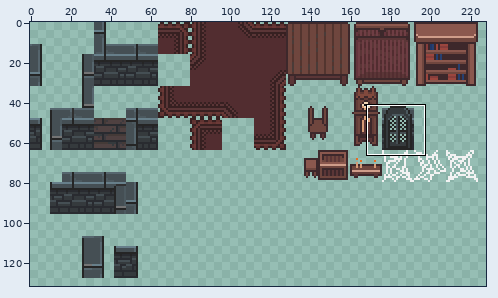
Two states of a sprite sheet, sprites/tileset.png. Above, an overview of the earlier version with the close-up marked.
Close-up. First the earlier version:
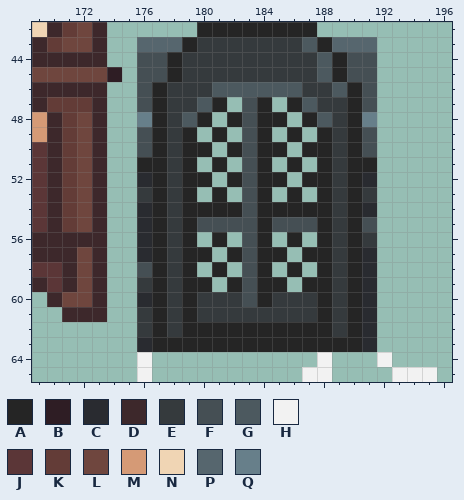
The file is 256x256 pixels. Colours within 5 levels of each other are drawn and written as one. Shown: x 169..196, y 42..65. The wide view leaves out empty margins.
Palette (. is transparent): A #252525  B #2e1d24  C #292b30  D #3d282b  E #353a3d  F #454f54  G #4c595f  H #f2f2f2  J #5b3637  K #633c37  L #6f463e  M #d59a76  N #f0d5b4  P #56666e  Q #677f8a
Pixels before, first column x 169:
42 NDKLD......AAAAAAAA........
43 DKLLD..PPPAEEEEEEEGAPPP....
44 DDDDD..FFAEEEEEEEEEGAFF....
45 LLLLLB.FFAEEEEEEEEEGAFF....
46 DDDDD..FAEEEGGGGGGEEGAF....
47 DKKKD..FAEEGA.FA.AGEEAF....
48 MDKLD..QAEGA.AFAA.AGEAQ....
49 MDKLD..FAEA.A.FA.A.AEAF....
50 JDKLD..FAEAA.AFAA.AAEAF....
51 JDKLD..AAEA.A.FA.A.AEAA....
52 JDKLD..CAEAA.AFAA.AAEAC....
53 JDKLD..EAEA.A.FA.A.AEAE....
54 JDKLD..CAEAAAAFAAAAAEAC....
55 JDKLD..CAEAFFFFAFFFAEAF....
56 DDDDD..CAEA.A.FA.A.AEAE....
57 DDDLD..CAEAA.AFAA.AAEAC....
58 JJDLD..FAEA.A.FA.A.AEAC....
59 DJDLD..EAEAA.AFAA.AAEAC....
60 .DLLD..CAEAEEEFAEEEAEAC....
61 ..DDD..EAEAEEEEEEEEAEAC....
62 .......EAEAAAAAAAAAAEAC....
63 .......CAAAAAAAAAAAAAAC....
64 .......H...........H...H...
65 .......H..........HH....HHH
After the commit:
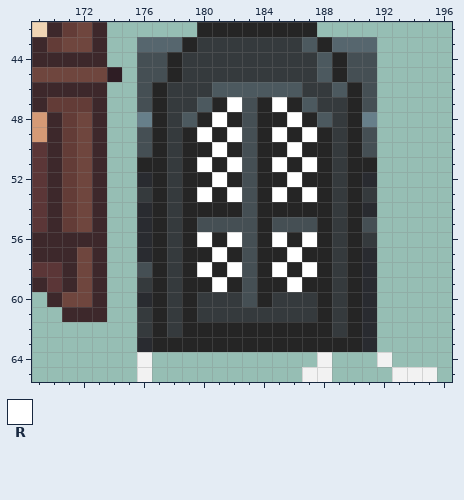
Colours new in this view: R #ffffff
What changed:
y 47: x 182 . -> R; x 185 . -> R
y 48: x 181 . -> R; x 186 . -> R
y 49: x 180 . -> R; x 182 . -> R; x 185 . -> R; x 187 . -> R
y 50: x 181 . -> R; x 186 . -> R
y 51: x 180 . -> R; x 182 . -> R; x 185 . -> R; x 187 . -> R
y 52: x 181 . -> R; x 186 . -> R
y 53: x 180 . -> R; x 182 . -> R; x 185 . -> R; x 187 . -> R
y 56: x 180 . -> R; x 182 . -> R; x 185 . -> R; x 187 . -> R
y 57: x 181 . -> R; x 186 . -> R
y 58: x 180 . -> R; x 182 . -> R; x 185 . -> R; x 187 . -> R
y 59: x 181 . -> R; x 186 . -> R
Boxes around the changes in both close-ups, in picture pixels (x1, y1, x2, y2):
added: (197, 97, 317, 292)
